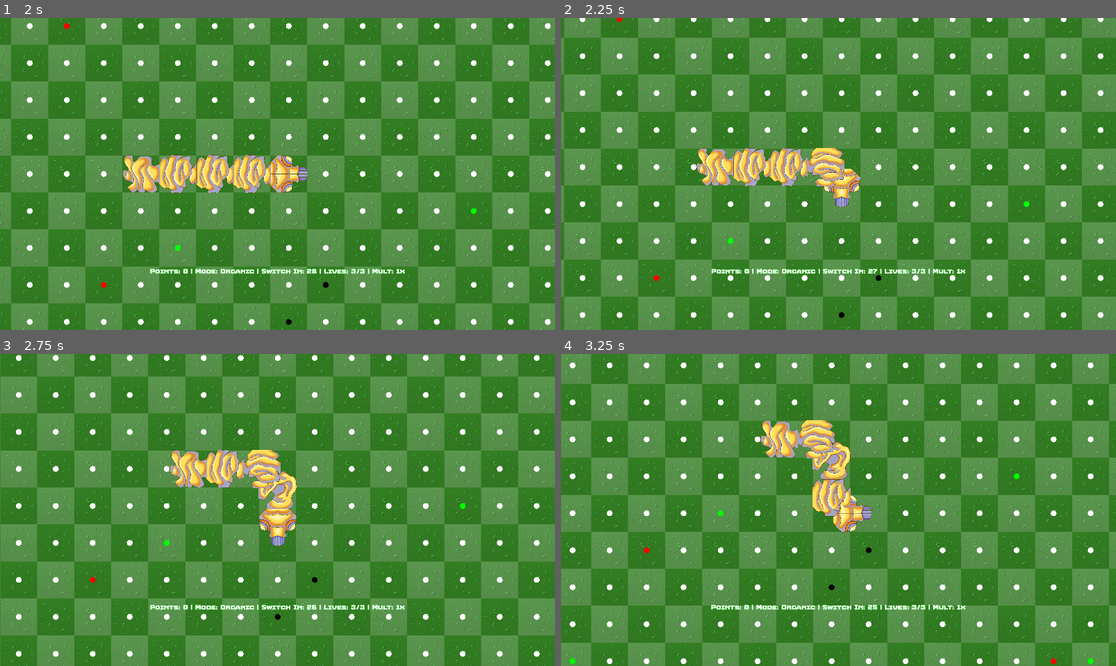
Above: before the commit, frames 1-4 (two rows, left to right).
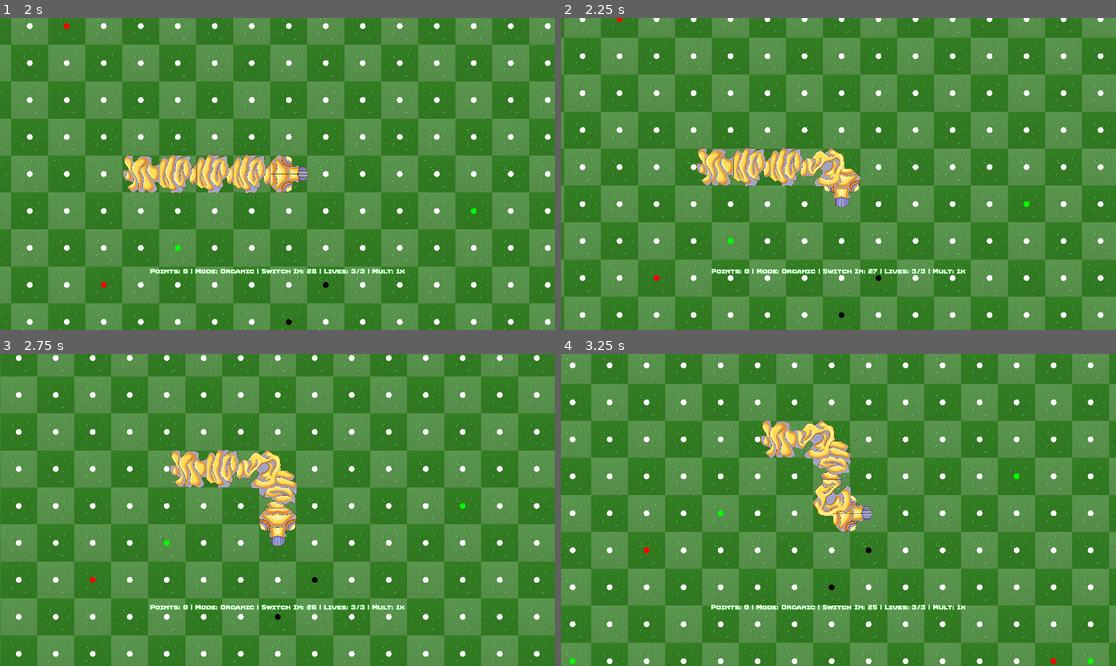
Above: after the commit, the same moments.

Repository: istamarahsan/s3rpent
Game: Godot game, scene res://root.tscn
Same seed, same stepped clock (60 frames per second), same inputs: the game is played once before the commit and once after it.
Inputs:
- Up to frame 1 (2 s): click "Play" at 0.5 s; hold Right (ui_right) from 1.28 s (still down)
- Up to frame 2 (2.25 s): release Right (ui_right) at 2.03 s; hold Down (ui_down) from 2.03 s (still down)
- Up to frame 3 (2.75 s): keep holding Down (ui_down)
- Up to frame 4 (3.25 s): release Down (ui_down) at 2.78 s; hold Right (ui_right) from 2.78 s (still down)

Frame 1 is identical in both runs. In frame 2, 0.6% of the frame differs, in the area x 44-52%, y 41-54%; in frame 3, 1.0%; in frame 4, 1.6%, in the area x 42-53%, y 21-53%.

Commit message:
don't wait for anim to set segment types,

Diff:
--- a/presentation/presentation.gd
+++ b/presentation/presentation.gd
@@ -31,7 +31,7 @@
 		_remove_extra_segments()
 		_set_segment_types()
 
-	await _animate_movement()
+	_animate_movement()
 	_set_segment_types()
 
 	if "hit" in state_hook.handle.flags:
@@ -59,9 +59,9 @@
 func _set_segment_types():
 	if active_segments.size() == 0:
 		return
-	for i in range(0, active_segments.size()-1):
-		var in_vec = (active_segments[i].position - snake_head.position).sign() if i == 0 else (active_segments[i].position - active_segments[i-1].position).sign()
-		var out_vec = (active_segments[i+1].position - active_segments[i].position).sign()
+	for i in range(0, state_hook.handle.snake_state.tail.size()-1):
+		var in_vec = Vector2((state_hook.handle.snake_state.tail[i] - state_hook.handle.snake_state.head).sign() if i == 0 else (state_hook.handle.snake_state.tail[i] - state_hook.handle.snake_state.tail[i-1]).sign())
+		var out_vec = Vector2((state_hook.handle.snake_state.tail[i+1] - state_hook.handle.snake_state.tail[i]).sign())
 		var cross = in_vec.cross(out_vec)
 		if cross == 0:
 			active_segments[i].setType(SnakeSegment.SegmentType.Body)
